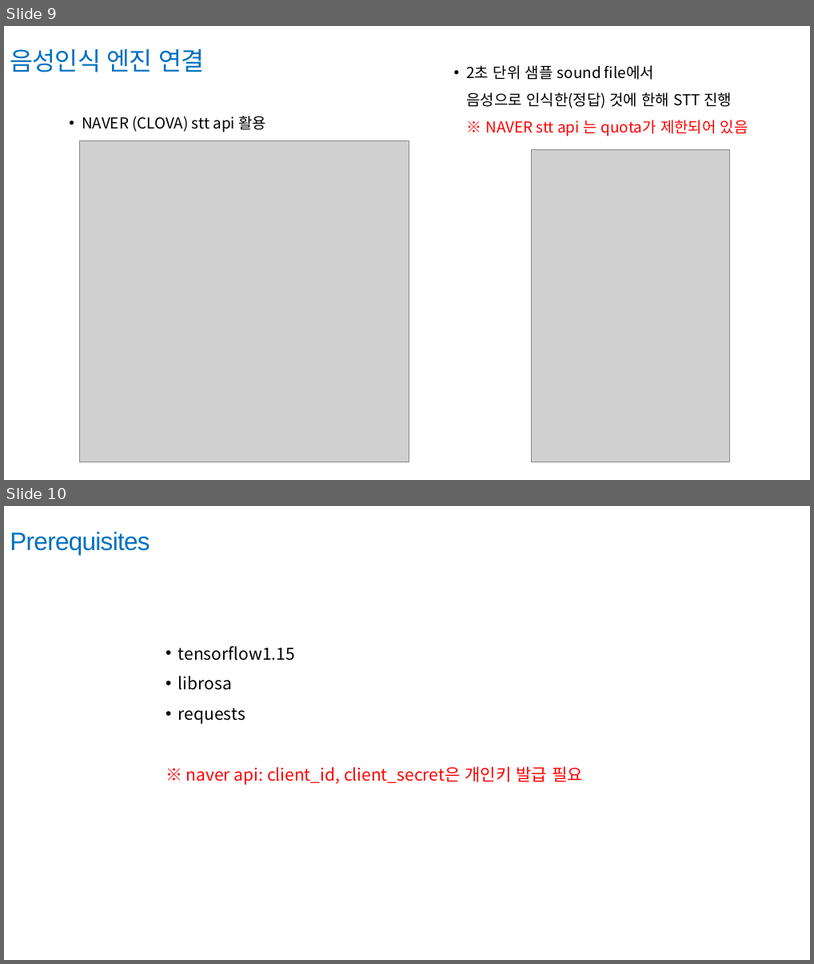
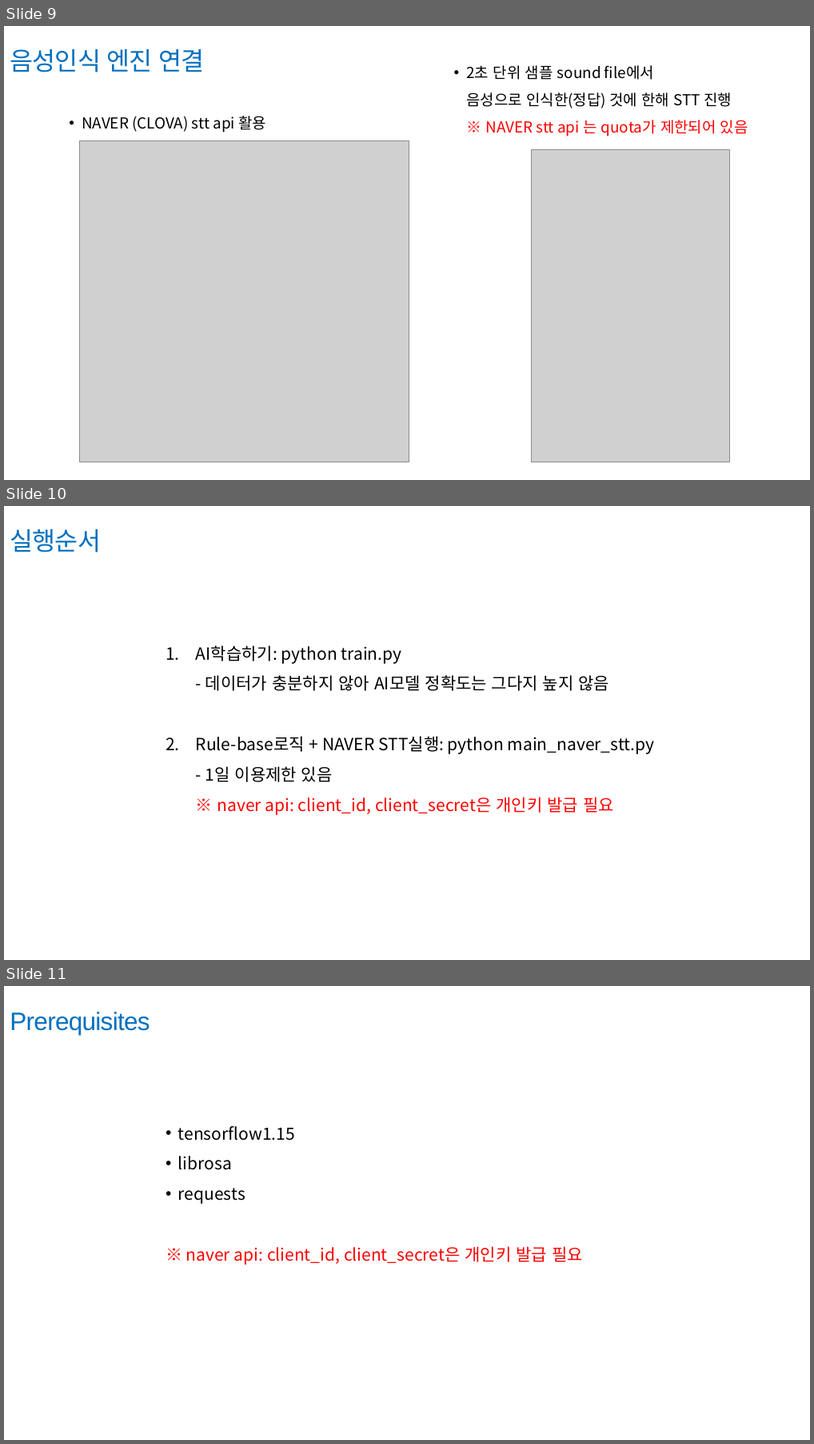
Before and after one commit to suhyunk399/voice_recognition, a slide deck: 음성 음악 소음구별 및 NAVER음성인식.pptx. Shown one above the other, each under a label of ours: slides 9 and 10 before the commit, slides 9, 10 and 11 after it. The pictures are 814x964 and 814x1444 pixels, drawn with LibreOffice and Linux fonts; fonts in the diff are those of the drawing; grey boxes stand for pictures. Boxes give left, top, right and bottom in pixels: in the first picture for what was removed or moved away, otherwise in the second. Text is boxed around its words. In the diff, an @@ line names an element or a change of style, - is before the commit and + after.

```diff
--- a/음성 음악 소음구별 및 NAVER음성인식.pptx
+++ b/음성 음악 소음구별 및 NAVER음성인식.pptx
@@ slide 10 added at (4, 506, 810, 960), background #FFFFFF @@
@@ text added at (10, 529, 101, 552), 30 pt, text #0070C0 @@
+실행순서
@@ text added at (196, 645, 654, 815), 20 pt, text #000000 @@
+1. AI학습하기: python train.py
+   - 데이터가 충분하지 않아 AI모델 정확도는 그다지 높지 않음
+2. Rule-base로직 + NAVER STT실행: python main_naver_stt.py
+   - 1일 이용제한 있음
+   ※ naver api: client_id, client_secret은 개인키 발급 필요
@@ what was slide 10 is now slide 11 @@
```
Also in this commit, not shown: 1 other file.
